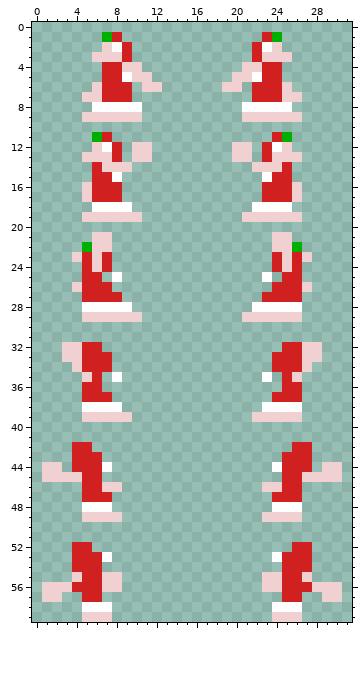
Edited in one commit: pixel-art sprite (data/external/styles/xmas/lemmings/thrower.png). Above: the version before the commit.
The file is 32x60 pixels.
New version:
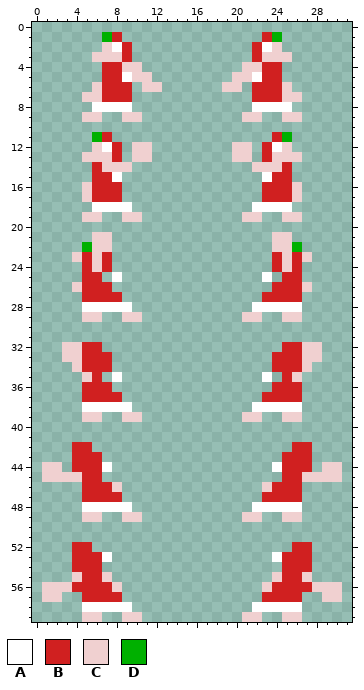
Palette (. is transparent): A #ffffff  B #d02020  C #f0d0d0  D #00b000
The exact change:
The edit adds colour A in row 38 at x 9 and 22; in row 48 at x 8 to 9 and 22 to 23; in row 58 at x 8 to 9 and 22 to 23.
The edit adds colour B in row 36 at x 7 and 24; in row 37 at x 8 and 23; in row 47 at x 8 and 23; in row 57 at x 7 to 8 and 23 to 24.
Colour C gives way to colour B in row 46 at x 7 and 24; in row 56 at x 7 and 24.
The edit adds colour C in row 39 at x 10 and 21; in row 49 at x 9 to 10 and 21 to 22; in row 59 at x 9 to 10 and 21 to 22.
The edit erases colour A in row 8 at x 10 and 21.
The edit erases colour C in row 9 at x 7 to 8 and 23 to 24; in row 19 at x 7 to 8 and 23 to 24; in row 29 at x 7 to 8 and 23 to 24; in row 39 at x 7 to 8 and 23 to 24; in row 49 at x 7 to 8 and 23 to 24; in row 55 at x 8 and 23.
The edit erases colour C in row 59 at x 7 and 24.
